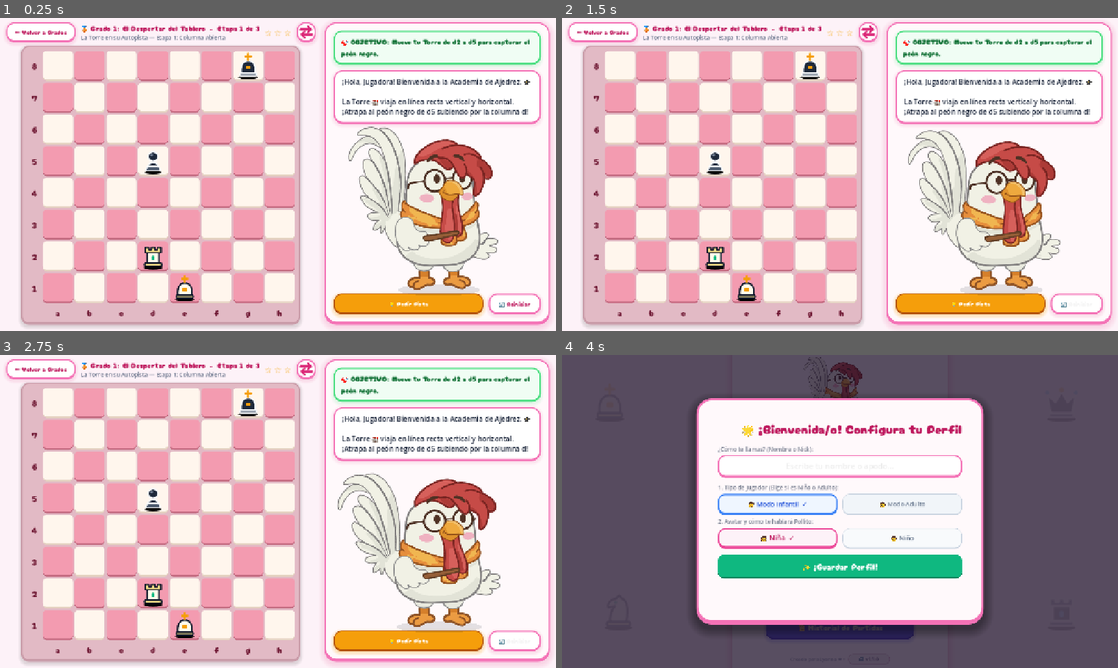
Above: before the commit, frames 1-4 (two rows, left to right).
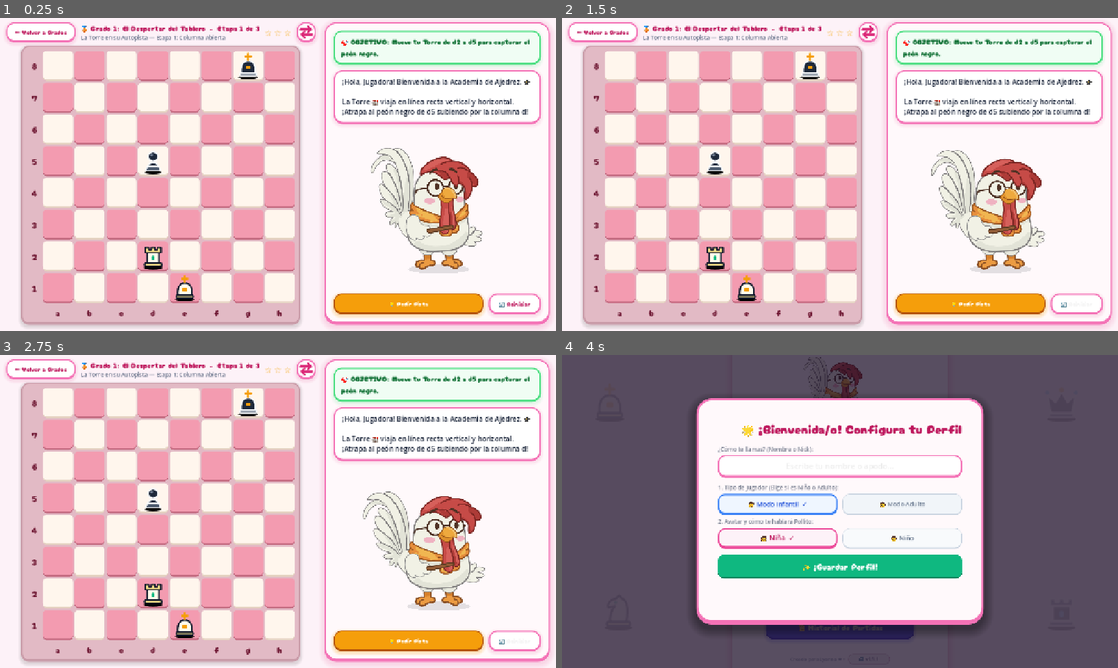
Above: after the commit, the same moments.

Repository: Xx5n0wxX/ajedrez-de-pollito
Game: Godot game, scene res://scenes/AulaAcademia.tscn
Two runs of this game, one before a commit and one after it. Both use one fixed random seed, a clock stepped at 60 frames per second and the inputs below. This scene is started directly instead of the project's main scene.
Inputs:
- Up to frame 1 (0.25 s): no input
- Up to frame 2 (1.5 s): click "🔄 Reiniciar" at 0.5 s; click "🔄 Reiniciar" at 1.25 s
- Up to frame 3 (2.75 s): click "🔄 Reiniciar" at 2 s
- Up to frame 4 (4 s): click "⬅️ Volver a Grados" at 2.75 s; click "⬅️ Menú" at 3.5 s

The runs differ from the first frame. In frame 1, 5.8% of the frame differs, in the area x 62-90%, y 34-89%; in frame 2, 5.8%; in frame 3, 6.0%, in the area x 60-90%, y 37-89%; in frame 4, less than 0.1%.

Commit message:
Release v1.1.1 (Build 12): Tamaño de Pollito fijado permanentemente en la Academia (escala 0.65x): ahora se mantiene grande y constante, sin achicarse ni agrandarse ante cambios dinámicos de texto, pistas o paneles de retroalimentación.

Diff:
--- a/scenes/AulaAcademia.tscn
+++ b/scenes/AulaAcademia.tscn
@@ -333,6 +333,7 @@
 expand_mode = 1
 stretch_mode = 5
 script = ExtResource("5_avatar")
+fixed_scale = 0.65
 
 [node name="FeedbackPanel" type="PanelContainer" parent="MainLayout/RightColumn/RightMargin/VBoxContent"]
 unique_name_in_owner = true
--- a/scripts/PollitoAvatar.gd
+++ b/scripts/PollitoAvatar.gd
@@ -12,6 +12,10 @@
 
 var visual_sprite: TextureRect
 var gallo_puppet: GalloProfe
+@export var fixed_scale: float = 0.0
+@export var prevent_shrink: bool = true
+
+var _max_seen_scale: float = 0.0
 var current_expression: String = ""
 var current_tween: Tween
 
@@ -90,8 +94,19 @@
 	if visual_sprite:
 		visual_sprite.pivot_offset = size / 2.0
 	if gallo_puppet:
-		var target_dim: float = min(size.x, size.y)
-		var s: float = target_dim / 420.0
+		var s: float = 0.0
+		if fixed_scale > 0.0:
+			s = fixed_scale
+		else:
+			var target_dim: float = min(size.x, size.y)
+			var calc_s: float = target_dim / 420.0
+			if prevent_shrink:
+				if calc_s > _max_seen_scale:
+					_max_seen_scale = calc_s
+				s = _max_seen_scale if _max_seen_scale > 0.0 else calc_s
+			else:
+				s = calc_s
+
 		gallo_puppet.scale = Vector2(s, s)
 		# Centrado visual exacto del cuerpo (439x437 px) evitando cualquier recorte
 		gallo_puppet.position = Vector2(size.x * 0.5 + 5.0 * s, size.y * 0.5 + 206.0 * s)
--- a/version.json
+++ b/version.json
@@ -1,8 +1,8 @@
 {
-  "version_code": 11,
-  "version_name": "1.1.0",
+  "version_code": 12,
+  "version_name": "1.1.1",
   "release_date": "2026-11-07",
-  "notes": "Rediseño del panel en el aula de la Academia: Objetivo arriba del todo, globo de diálogo de ancho completo y Pollito grande ocupando todo el espacio restante.",
+  "notes": "Tamaño de Pollito fijado permanentemente en la Academia (escala 0.65x): ahora se mantiene grande y constante, sin achicarse ni agrandarse ante cambios dinámicos de texto, pistas o paneles de retroalimentación.",
   "pck_url": "https://github.com/Xx5n0wxX/ajedrez-de-pollito/releases/latest/download/update_android.pck",
   "pck_win_url": "https://github.com/Xx5n0wxX/ajedrez-de-pollito/releases/latest/download/update_windows.pck",
   "apk_url": "https://github.com/Xx5n0wxX/ajedrez-de-pollito/releases/latest/download/Ajedrez_de_Pollito.apk",
Not shown, changed: export_presets.cfg
